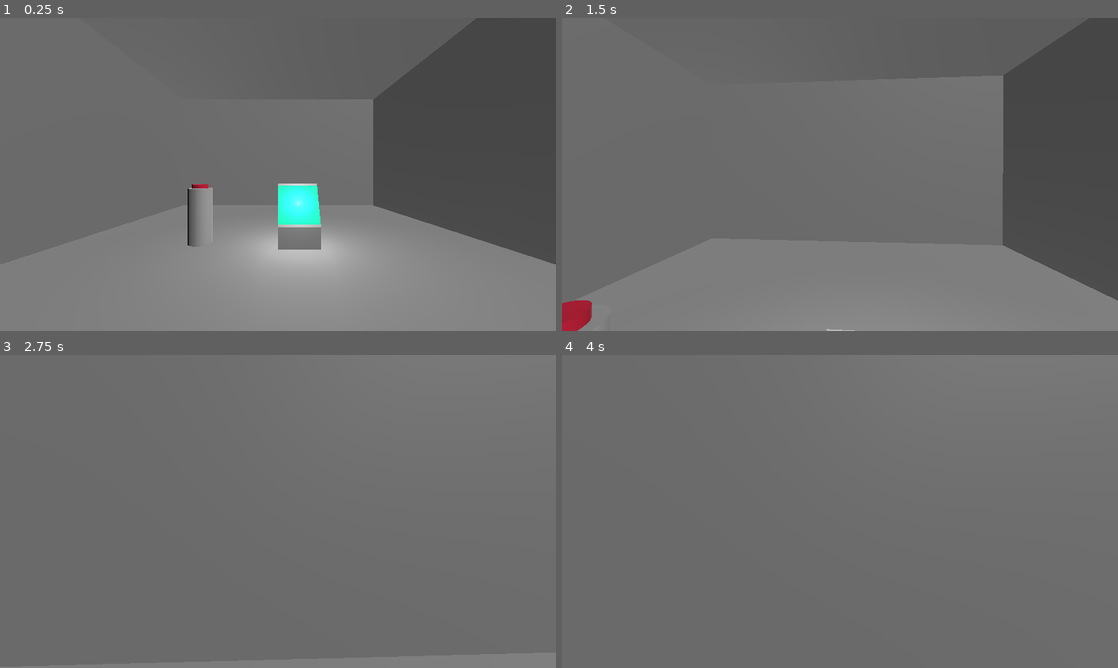
Above: before the commit, frames 1-4 (two rows, left to right).
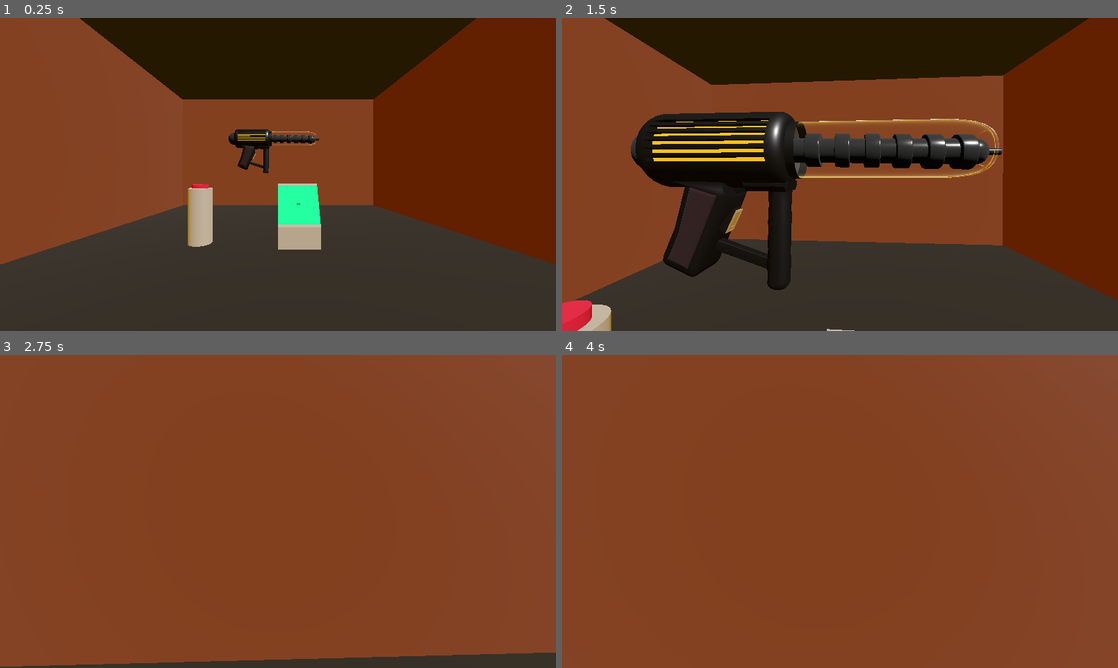
Above: after the commit, the same moments.

Repository: vaporvee/project-thought-experiment
Game: Godot game, scene res://scenes/levels/debug.tscn
Two runs of this game, one before a commit and one after it. Both use one fixed random seed, a clock stepped at 60 frames per second and the inputs below. This scene is started directly instead of the project's main scene.
Inputs (mouse positions are in pixels of both pictures, inside the frame that each line leads up to):
- Up to frame 1 (0.25 s): no input
- Up to frame 2 (1.5 s): tap Enter at 0.5 s; move the mouse to (867, 174) at 0.52 s; hold E (interact) 0.53-1.28 s; hold W (move_forward) from 0.53 s (still down); tap Space (jump) at 0.77 s; move the mouse to (812, 174) at 1.27 s; tap E (interact) at 1.35 s
- Up to frame 3 (2.75 s): keep holding W (move_forward); tap Space (jump) at 1.52 s; move the mouse to (289, 505) at 2.02 s; press the mouse at (289, 505) at 2.03 s; tap E (interact) at 2.3 s
- Up to frame 4 (4 s): keep holding W (move_forward); move the mouse to (834, 517) at 2.77 s; release the mouse at (834, 517) at 2.78 s; tap E (interact) at 2.85 s; tap Space (jump) at 3.02, 3.5, 3.77 s; move the mouse to (878, 514) at 3.52 s; hold E (interact) from 3.53 s (still down)

The runs differ from the first frame. In frame 1, 100% of the frame differs, in the area x 0-100%, y 0-100%; in frame 2, 100%; in frame 3, 100%; in frame 4, 100%.

Commit message:
added gun and pain

Diff:
--- a/resources/environment.tres
+++ b/resources/environment.tres
@@ -1,7 +1,10 @@
 [gd_resource type="Environment" format=3 uid="uid://drn5fwa4uhv4m"]
 
 [resource]
-background_mode = 2
-background_energy_multiplier = 0.0
-fog_light_color = Color(0.0705882, 0.0666667, 0.0666667, 1)
-fog_density = 1.0
+background_mode = 1
+background_color = Color(1, 1, 1, 1)
+ambient_light_source = 2
+ambient_light_color = Color(0.678431, 0.501961, 0, 1)
+ambient_light_energy = 1.5
+tonemap_mode = 1
+ssil_enabled = true
--- a/scenes/levels/debug.tscn
+++ b/scenes/levels/debug.tscn
@@ -1,27 +1,88 @@
-[gd_scene load_steps=5 format=3 uid="uid://ckad8stc13n83"]
+[gd_scene load_steps=15 format=3 uid="uid://ckad8stc13n83"]
 
 [ext_resource type="PackedScene" uid="uid://gg5ph541e4p3" path="res://scenes/player.tscn" id="1_2585i"]
 [ext_resource type="PackedScene" uid="uid://ddwkhfly2xyyt" path="res://models/interior.obj" id="1_lphcl"]
-[ext_resource type="PackedScene" uid="uid://b8bvidqu7tmfs" path="res://scenes/interactables/task_terminal.tscn" id="3_30m3x"]
-[ext_resource type="PackedScene" uid="uid://dqy8bqf1chm8c" path="res://scenes/interactables/button_stand.tscn" id="4_cruoa"]
+[ext_resource type="PackedScene" uid="uid://b8bvidqu7tmfs" path="res://scenes/objects/interactables/task_terminal.tscn" id="3_30m3x"]
+[ext_resource type="PackedScene" uid="uid://dqy8bqf1chm8c" path="res://scenes/objects/interactables/button_stand.tscn" id="4_cruoa"]
+[ext_resource type="ArrayMesh" uid="uid://cxw30fmp15jsd" path="res://models/gun.obj" id="5_62nbh"]
+[ext_resource type="Shader" path="res://shaders/pbr_glass.gdshader" id="6_vb4lq"]
+
+[sub_resource type="StandardMaterial3D" id="StandardMaterial3D_780x3"]
+albedo_color = Color(0.133333, 0.133333, 0.133333, 1)
+metallic_specular = 0.0
+
+[sub_resource type="StandardMaterial3D" id="StandardMaterial3D_cra61"]
+albedo_color = Color(0.356863, 0.168627, 0, 1)
+
+[sub_resource type="StandardMaterial3D" id="StandardMaterial3D_13ant"]
+cull_mode = 2
+albedo_color = Color(0.05359, 0.05359, 0.05359, 1)
+roughness = 0.42
+clearcoat_enabled = true
+clearcoat_roughness = 1.0
+
+[sub_resource type="ShaderMaterial" id="ShaderMaterial_twwch"]
+render_priority = 0
+shader = ExtResource("6_vb4lq")
+shader_parameter/albedo = Color(1, 1, 1, 0.0156863)
+shader_parameter/roughness = 0.301
+shader_parameter/normal_strength = 16.0
+shader_parameter/edge_color = Color(1, 1, 1, 1)
+
+[sub_resource type="StandardMaterial3D" id="StandardMaterial3D_lednd"]
+cull_mode = 2
+albedo_color = Color(0.08984, 0.019501, 0, 1)
+
+[sub_resource type="StandardMaterial3D" id="StandardMaterial3D_vq0we"]
+albedo_color = Color(0.282353, 0.282353, 0.282353, 1)
+metallic = 1.0
+clearcoat_enabled = true
+
+[sub_resource type="StandardMaterial3D" id="StandardMaterial3D_n0xde"]
+albedo_color = Color(1, 0.490196, 0, 1)
+rim_enabled = true
+rim_tint = 1.0
+backlight_enabled = true
+backlight = Color(1, 0.490196, 0, 1)
+
+[sub_resource type="StandardMaterial3D" id="StandardMaterial3D_e1ogg"]
+cull_mode = 2
+albedo_color = Color(0.495402, 0.401949, 0.222077, 1)
 
 [node name="Debug" type="Node3D"]
+
+[node name="DirectionalLight3D" type="DirectionalLight3D" parent="."]
+transform = Transform3D(0.707107, -0.5, 0.5, 0, 0.707107, 0.707107, -0.707107, -0.5, 0.5, 0, 0, 0)
+directional_shadow_blend_splits = true
+sky_mode = 1
+metadata/_edit_lock_ = true
 
 [node name="interior" parent="." instance=ExtResource("1_lphcl")]
 transform = Transform3D(1, 0, 0, 0, 1, 0, 0, 0, 1, 0, 3, 0)
 
+[node name="Hallway" parent="interior" index="0"]
+surface_material_override/0 = SubResource("StandardMaterial3D_780x3")
+
+[node name="Cube" parent="interior" index="1"]
+surface_material_override/0 = SubResource("StandardMaterial3D_cra61")
+
 [node name="Player" parent="." instance=ExtResource("1_2585i")]
 transform = Transform3D(1, 0, 0, 0, 1, 0, 0, 0, 1, 0, 1, 5.23956)
 
-[node name="StaticBody3D" parent="." instance=ExtResource("3_30m3x")]
+[node name="TaskTerminal" parent="." instance=ExtResource("3_30m3x")]
 transform = Transform3D(-4.37114e-08, 0, -1, 0, 1, 0, 1, 0, -4.37114e-08, 0.5, 0.027395, 0)
-
-[node name="DirectionalLight3D" type="DirectionalLight3D" parent="."]
-transform = Transform3D(0.707107, -0.5, 0.5, 0, 0.707107, 0.707107, -0.707107, -0.5, 0.5, 0, 0, 0)
-
-[node name="DirectionalLight3D2" type="DirectionalLight3D" parent="."]
-transform = Transform3D(-0.866016, 0.29244, -0.40558, 0.5, 0.5, -0.707107, -0.00399622, -0.815156, -0.579228, 0, 0, 0)
-light_energy = 0.5
 
 [node name="ButtonStand" parent="." instance=ExtResource("4_cruoa")]
 transform = Transform3D(1, 0, 0, 0, 1, 0, 0, 0, 1, -2, 0.7, 0)
+
+[node name="MeshInstance3D" type="MeshInstance3D" parent="."]
+transform = Transform3D(1, 0, 0, 0, 1, 0, 0, 0, 1, 0, 2.56923, 0)
+mesh = ExtResource("5_62nbh")
+surface_material_override/0 = SubResource("StandardMaterial3D_13ant")
+surface_material_override/1 = SubResource("ShaderMaterial_twwch")
+surface_material_override/2 = SubResource("StandardMaterial3D_lednd")
+surface_material_override/3 = SubResource("StandardMaterial3D_vq0we")
+surface_material_override/4 = SubResource("StandardMaterial3D_n0xde")
+surface_material_override/5 = SubResource("StandardMaterial3D_e1ogg")
+
+[editable path="interior"]
--- /dev/null
+++ b/scenes/objects/cube.tscn
@@ -0,0 +1,13 @@
+[gd_scene load_steps=3 format=3 uid="uid://ced2w03t8er5k"]
+
+[sub_resource type="BoxShape3D" id="BoxShape3D_x5eli"]
+
+[sub_resource type="BoxMesh" id="BoxMesh_evnha"]
+
+[node name="Cube" type="RigidBody3D"]
+
+[node name="CollisionShape3D" type="CollisionShape3D" parent="."]
+shape = SubResource("BoxShape3D_x5eli")
+
+[node name="MeshInstance3D" type="MeshInstance3D" parent="."]
+mesh = SubResource("BoxMesh_evnha")
--- a/scenes/interactables/task_terminal.tscn
+++ b/scenes/objects/interactables/task_terminal.tscn
@@ -1,6 +1,6 @@
 [gd_scene load_steps=10 format=3 uid="uid://b8bvidqu7tmfs"]
 
-[ext_resource type="PackedScene" uid="uid://cfk83h5xyhmor" path="res://scenes/interactables/screens/debug_screen.tscn" id="1_q1qkj"]
+[ext_resource type="PackedScene" uid="uid://cfk83h5xyhmor" path="res://scenes/objects/interactables/screens/debug_screen.tscn" id="1_q1qkj"]
 
 [sub_resource type="BoxShape3D" id="BoxShape3D_sh78v"]
 
@@ -52,7 +52,3 @@
 render_target_update_mode = 4
 
 [node name="DebugScreen" parent="ScreenMesh/SubViewport" instance=ExtResource("1_q1qkj")]
-
-[node name="OmniLight3D" type="OmniLight3D" parent="."]
-transform = Transform3D(1, 0, 0, 0, 1, 0, 0, 0, 1, 0.272733, 1.04718, 0)
-light_size = 1.0
--- /dev/null
+++ b/shaders/pbr_glass.gdshader
@@ -0,0 +1,46 @@
+shader_type spatial;
+render_mode diffuse_burley, specular_schlick_ggx, blend_mix;
+
+group_uniforms albedo;
+uniform vec4 albedo : source_color = vec4(1.0, 1.0, 1.0, 0.0);
+uniform sampler2D albedo_texture : source_color, hint_default_white;
+
+group_uniforms roughness;
+uniform float roughness : hint_range(0.0, 1.0) = 0.15;
+uniform sampler2D roughness_texture : hint_roughness_r;
+
+group_uniforms normal;
+uniform float normal_strength : hint_range(-16.0, 16.0) = 1.0;
+uniform sampler2D normal_map : hint_normal;
+
+group_uniforms misc;
+uniform vec4 edge_color : source_color = vec4(0.0, 0.0, 0.0, 1.0);
+
+float SchlickFresnel(float u) {
+	float m = 1.0 - u;
+	float m2 = m * m;
+	return m2 * m2 * m;
+}
+
+void fragment() {
+	// calculate fresnel values
+	float VdotN = dot(VIEW, NORMAL);
+	float fresnel = clamp(SchlickFresnel(VdotN), 0.0, 1.0);
+
+	// sample and mix textures
+	vec4 _albedo = texture(albedo_texture, UV) * albedo;
+	float _roughness = texture(roughness_texture, UV).r * roughness;
+
+	// apply glass look
+	float a = mix(0.001, 1.0, _albedo.a);
+	ALPHA = mix(fresnel * edge_color.a, 1.0, a);
+	ALBEDO = mix(edge_color.rgb * edge_color.a, _albedo.rgb, a);
+
+	ROUGHNESS = _roughness;
+	NORMAL_MAP = texture(normal_map, UV).xyz;
+	NORMAL_MAP_DEPTH = normal_strength;
+
+	// function to compensate specular for alpha blend
+	// 0.5 * ALPHA^-0.5
+	SPECULAR = 0.5 * inversesqrt(ALPHA);
+}
Not shown, added: models/gun.mtl
Not shown, added: models/gun.obj
Not shown, added: models/gun.obj.import
Renamed: scenes/interactables/button_stand.tscn -> scenes/objects/interactables/button_stand.tscn
Renamed: scenes/interactables/screens/debug_screen.tscn -> scenes/objects/interactables/screens/debug_screen.tscn
Binary file added: unimported-models/preview.jpg
Not shown, added: unimported-models/gun.blend
Not shown, added: unimported-models/gun.blend1
